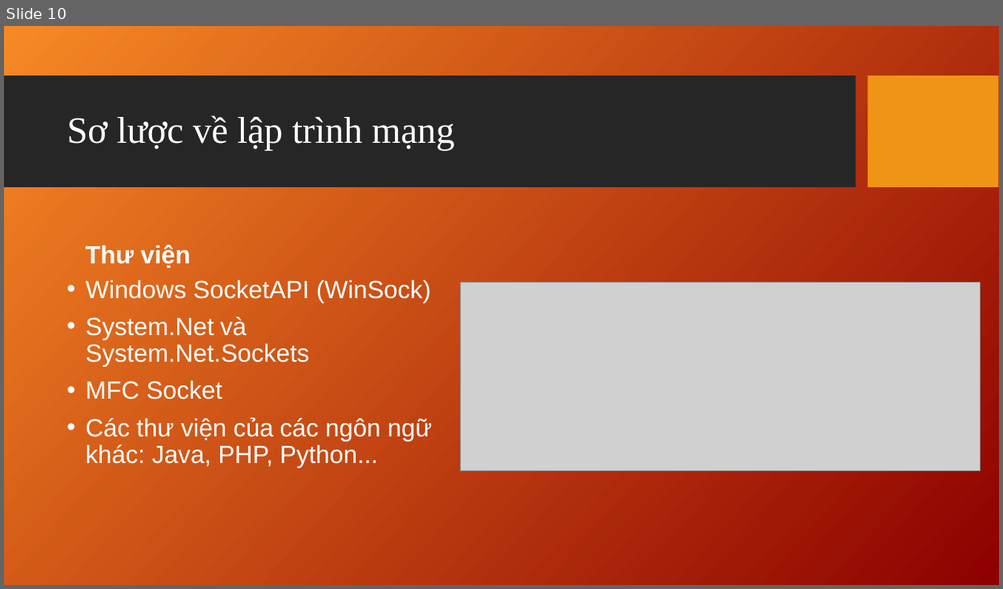
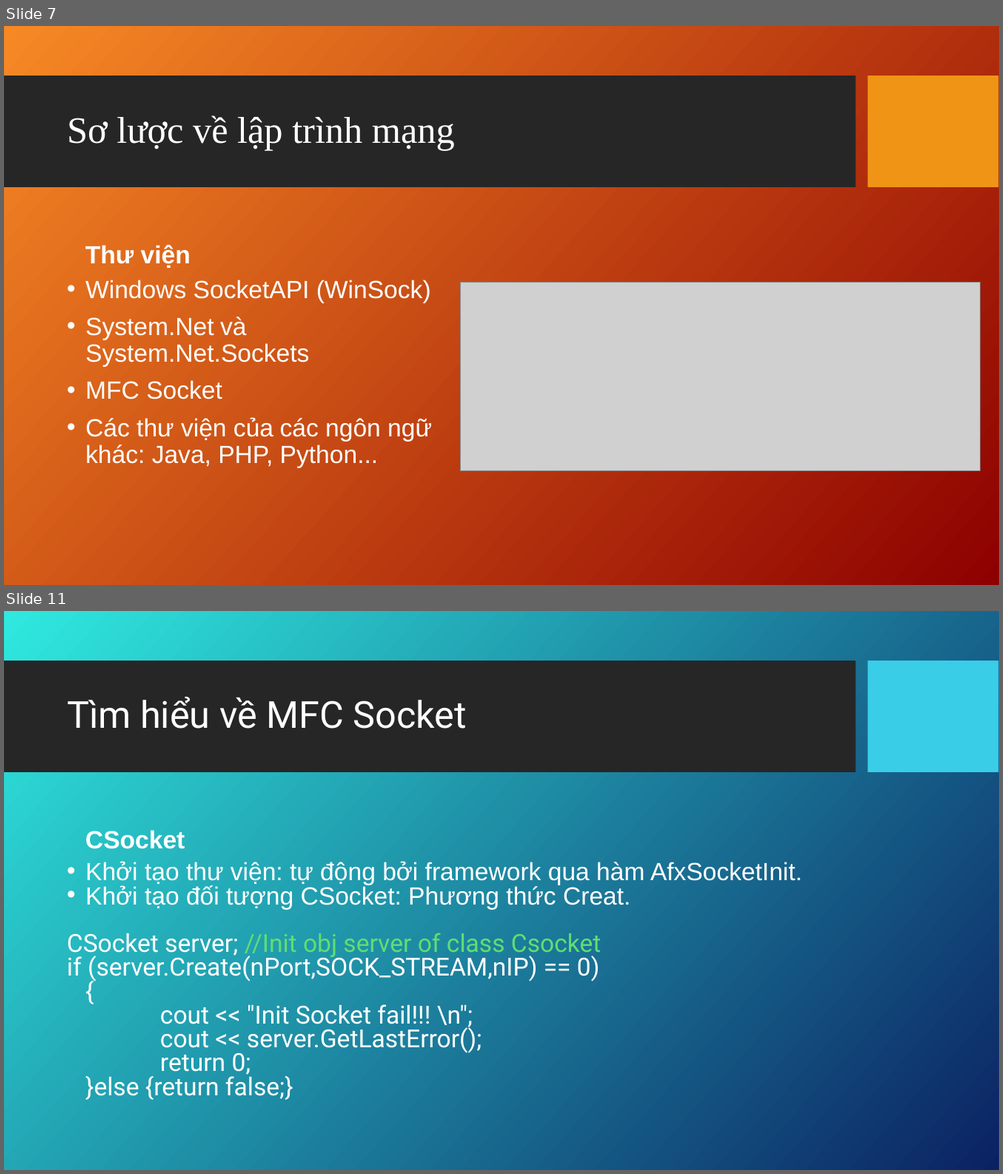
Before and after one commit to bahao247/ChattingApp, a slide deck: Documents/Socket_Connect_Presentation_TuanNA_2142.ppt. Shown one above the other, each under a label of ours: slide 10 before the commit, slides 7 and 11 after it; the slides between them are not shown. The pictures are 1003x589 and 1003x1174 pixels, drawn with LibreOffice and Linux fonts; fonts in the diff are those of the drawing; grey boxes stand for pictures; background and template pictures are left out. Boxes give left, top, right and bottom in pixels: in the first picture for what was removed or moved away, otherwise in the second. Text is boxed around its words. In the diff, an @@ line names an element or a change of style, - is before the commit and + after.

```diff
--- a/Documents/Socket_Connect_Presentation_TuanNA_2142.ppt
+++ b/Documents/Socket_Connect_Presentation_TuanNA_2142.ppt
@@ slide 11 added at (x1=4, y1=611, x2=999, y2=1170), background picture (left out); not listed: 1 template element that a slide beside it also shows @@
@@ rectangle added at (x1=868, y1=661, x2=998, y2=773), fill #39CDE7 @@
@@ title added at (x1=67, y1=696, x2=466, y2=729), 36 pt, text #FFFFFF @@
+Tìm hiểu về MFC Socket
@@ text added at (x1=85, y1=830, x2=185, y2=849), 24 pt, text #FFFFFF, bold @@
+CSocket
@@ text added at (x1=67, y1=861, x2=802, y2=1100), 24 pt, text #FFFFFF @@
+• Khởi tạo thư viện: tự động bởi framework qua hàm AfxSocketInit.
+• Khởi tạo đối tượng CSocket: Phương thức Creat.
+CSocket server; //Init obj server of class Csocket
+if (server.Create(nPort,SOCK_STREAM,nIP) == 0)
+{
+cout << "Init Socket fail!!! \n";
+cout << server.GetLastError();
+return 0;
+}else {return false;}
@@ what was slide 10 is now slide 7 @@
```
Also in this commit, not shown: 15 other slides added, 13 slides removed, 3 other files.
